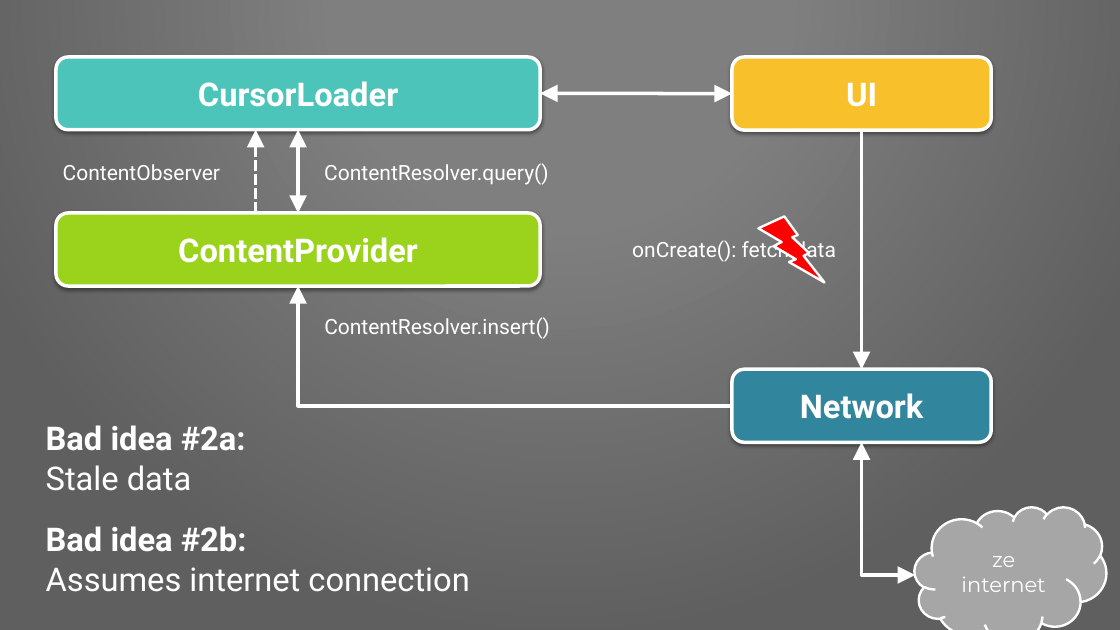
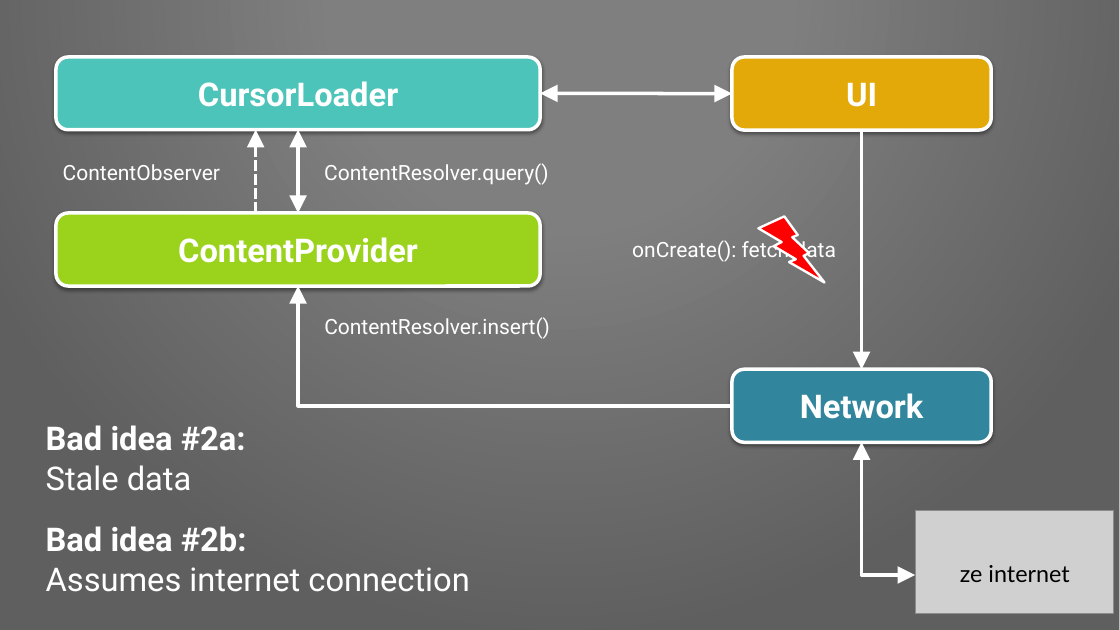
Before and after one commit to Pixplicity/sync-demo, a slide deck: slide 8 of I've been doing some syncing.pptx. Drawn at 1120x630 pixels with LibreOffice and Linux fonts; fonts in the diff are those of the drawing; grey boxes stand for pictures; background and template pictures are left out. Boxes give left, top, right and bottom in pixels: in the first picture for what was removed or moved away, otherwise in the second. Text is boxed around its words. In the diff, an @@ line names an element or a change of style, - is before the commit and + after.

```diff
--- a/I've been doing some syncing.pptx
+++ b/I've been doing some syncing.pptx
@@ rounded rectangle "UI" at box(732, 57, 991, 130): fill #F8C02B to #E2A908 @@
@@ picture added at box(915, 510, 1113, 613) @@
@@ text "ze internet": place and size @@
-text "ze internet" at box(915, 507, 1107, 630)
+text "ze internet" at box(960, 565, 1069, 582)
@@ text "ze internet" at box(960, 565, 1069, 582): size 18 to 20 pt, font Montserrat to Lato, text colour #FFFFFF to #000000; vertical alignment middle to top; fill #A6A6A6 to none; outline #FFFFFF 2 pt to none @@
```
Also in this commit, not shown: 14 other slides changed, 3 slides added.
